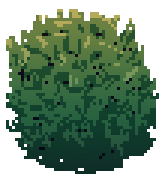
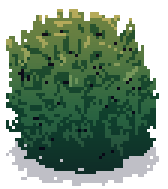
Two versions of the same layered image (168x189). Layer-by-layer changes:
added layer "Layer 3" (29%) above "Layer 0" over [6,141,159,186]
